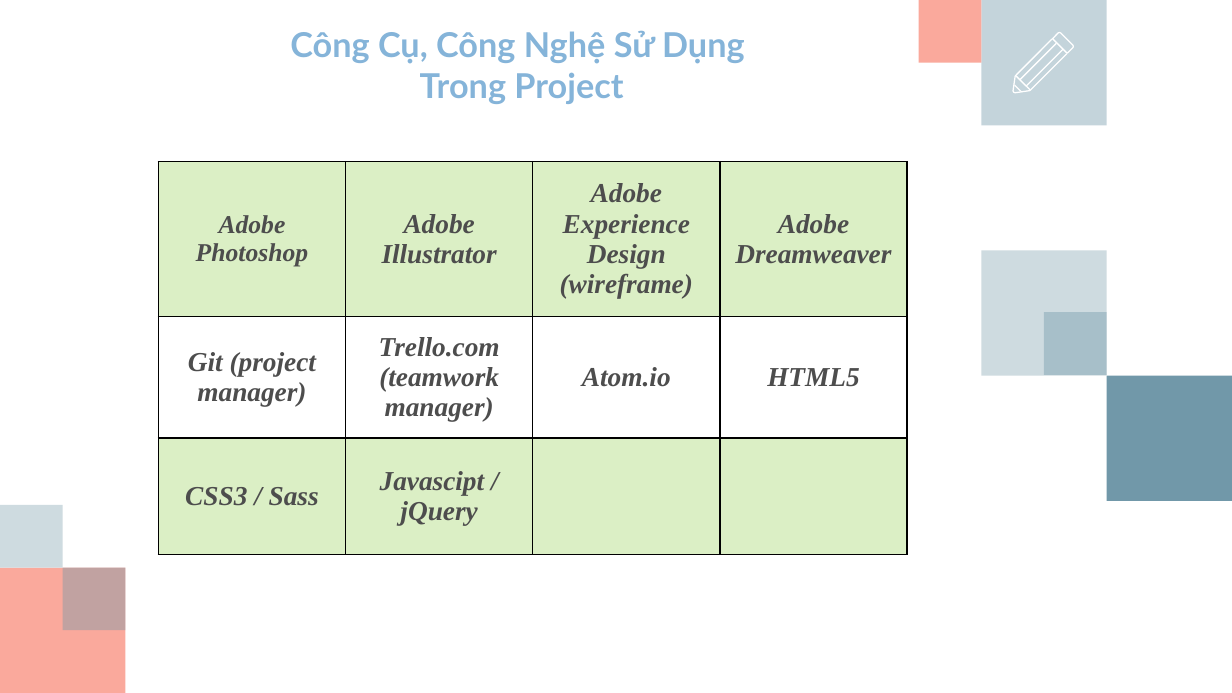
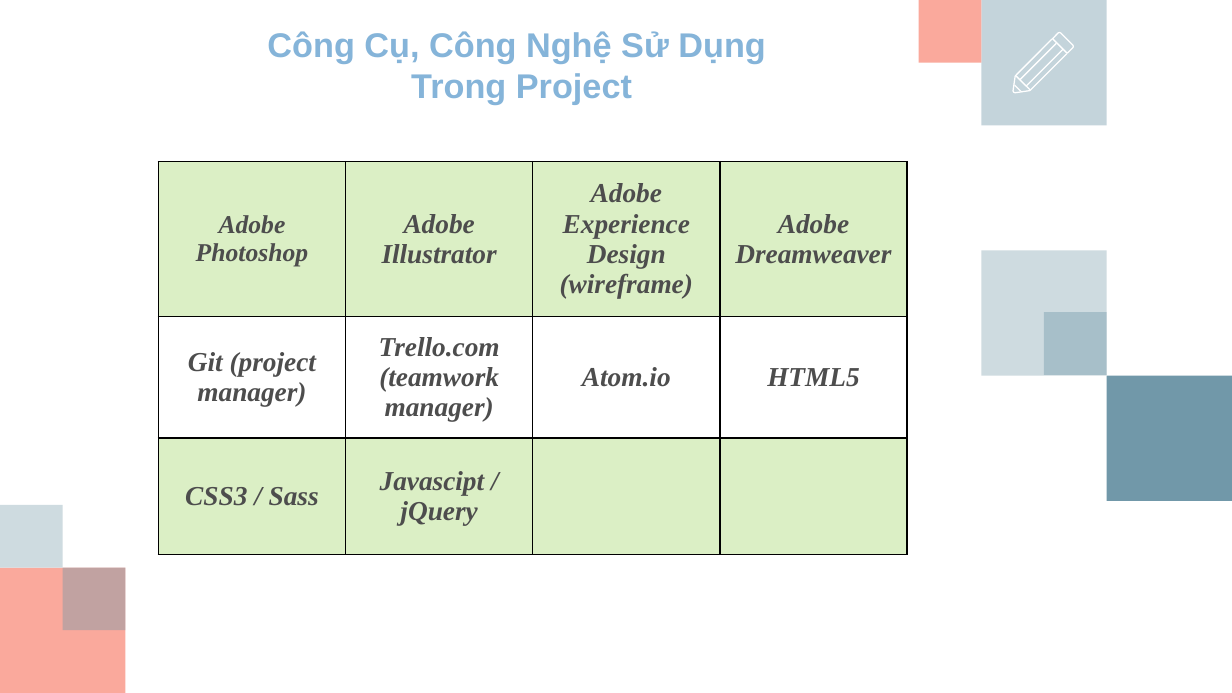
Before and after one commit to ptland/sonar-project, a slide deck: slide 13 of Slide Team Sonar - Kỹ Năng Làm Việc.pptx (slide 17 before the commit). Drawn at 1232x693 pixels with LibreOffice and Linux fonts; fonts in the diff are those of the drawing; background and template pictures are left out. Boxes give left, top, right and bottom in pixels: in the first picture for what was removed or moved away, otherwise in the second. Text is boxed around its words. In the diff, an @@ line names an element or a change of style, - is before the commit and + after.

```diff
--- a/Slide Team Sonar - Kỹ Năng Làm Việc.pptx
+++ b/Slide Team Sonar - Kỹ Năng Làm Việc.pptx
@@ title "Công Cụ, Công Nghệ Sử ..." at <box>267,31,765,105</box>: font Lato to Arial @@
```
Also in this commit, not shown: 8 other slides changed, 2 slides added, 5 slides removed, 1 other file.
